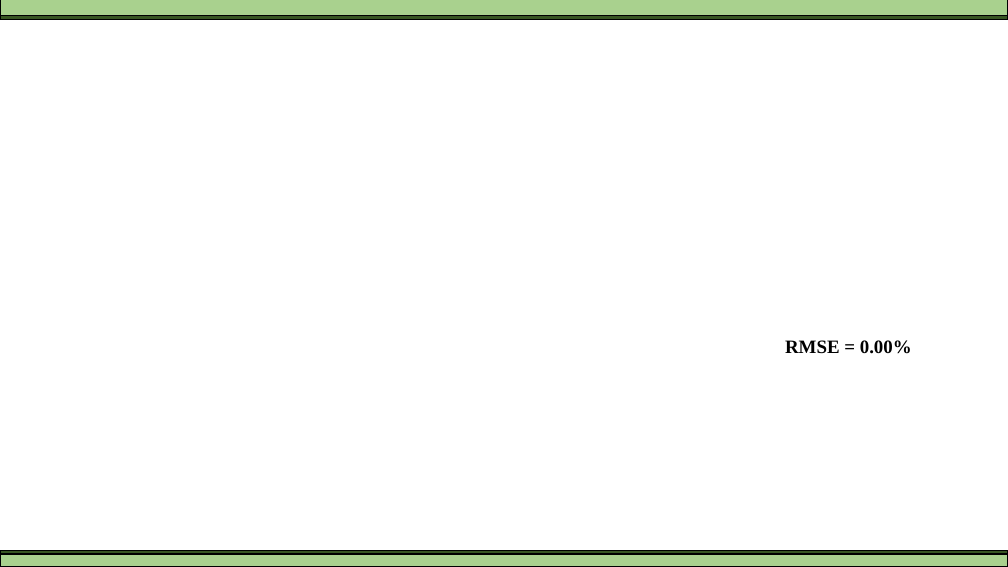
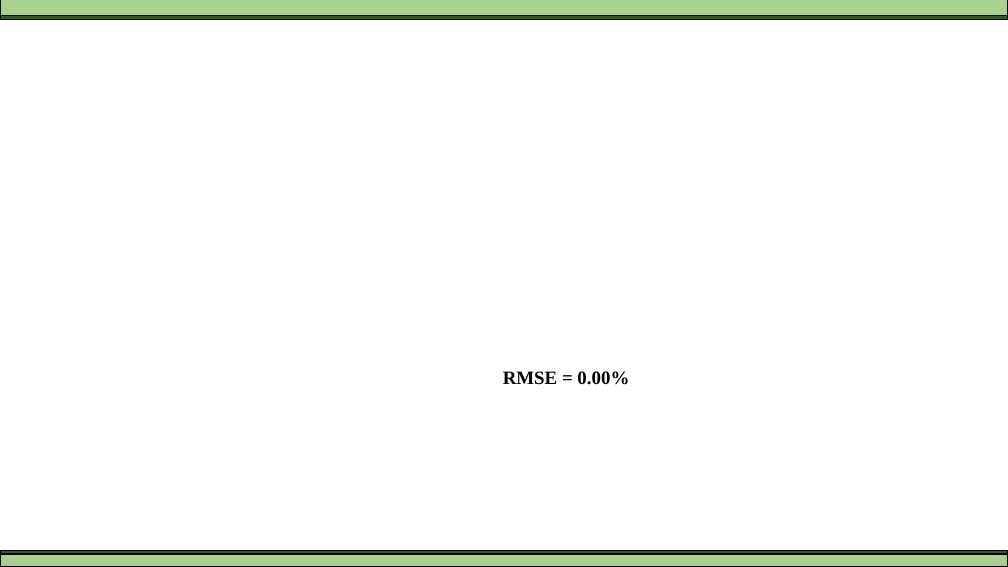
Before and after one commit to franciscocamellon/lallemand_plant_care, a slide deck: slide 7 of core/resources/presentation/presentation_template.pptx. Drawn at 1008x567 pixels with LibreOffice and Linux fonts; fonts in the diff are those of the drawing. Boxes give left, top, right and bottom in pixels: in the first picture for what was removed or moved away, otherwise in the second. Text is boxed around its words. In the diff, an @@ line names an element or a change of style, - is before the commit and + after.

```diff
--- a/core/resources/presentation/presentation_template.pptx
+++ b/core/resources/presentation/presentation_template.pptx
@@ text "RMSE = 0.00%": place and size @@
-text "RMSE = 0.00%" at bbox=[785, 340, 912, 354]
+text "RMSE = 0.00%" at bbox=[503, 371, 629, 385]
```
Also in this commit, not shown: 3 other slides changed.
